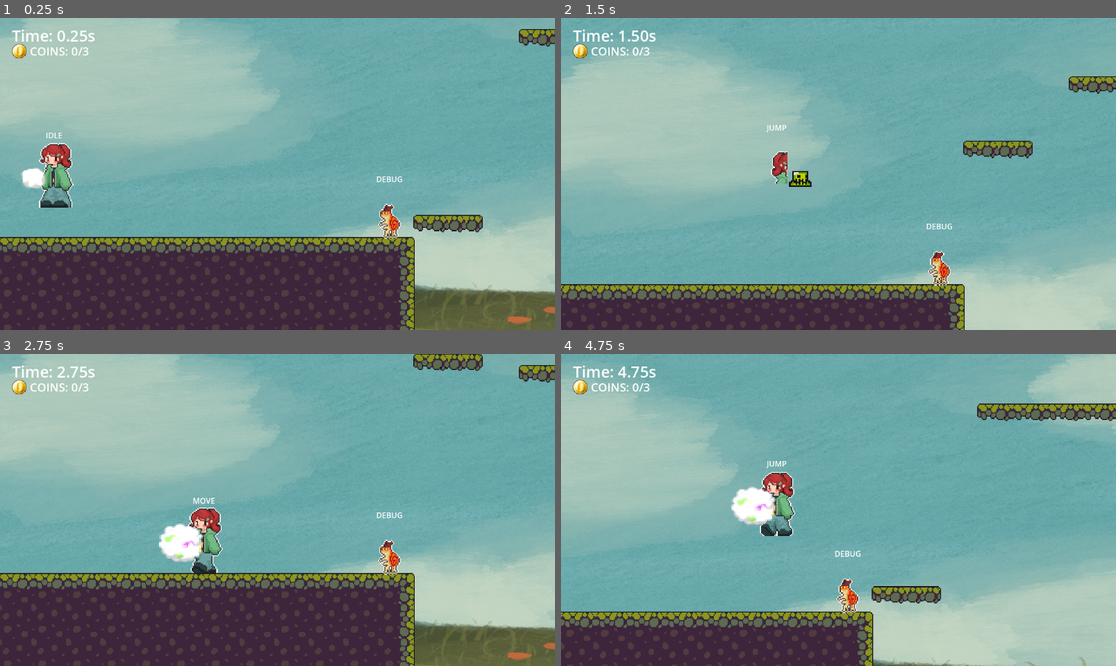
Above: before the commit, frames 1-4 (two rows, left to right).
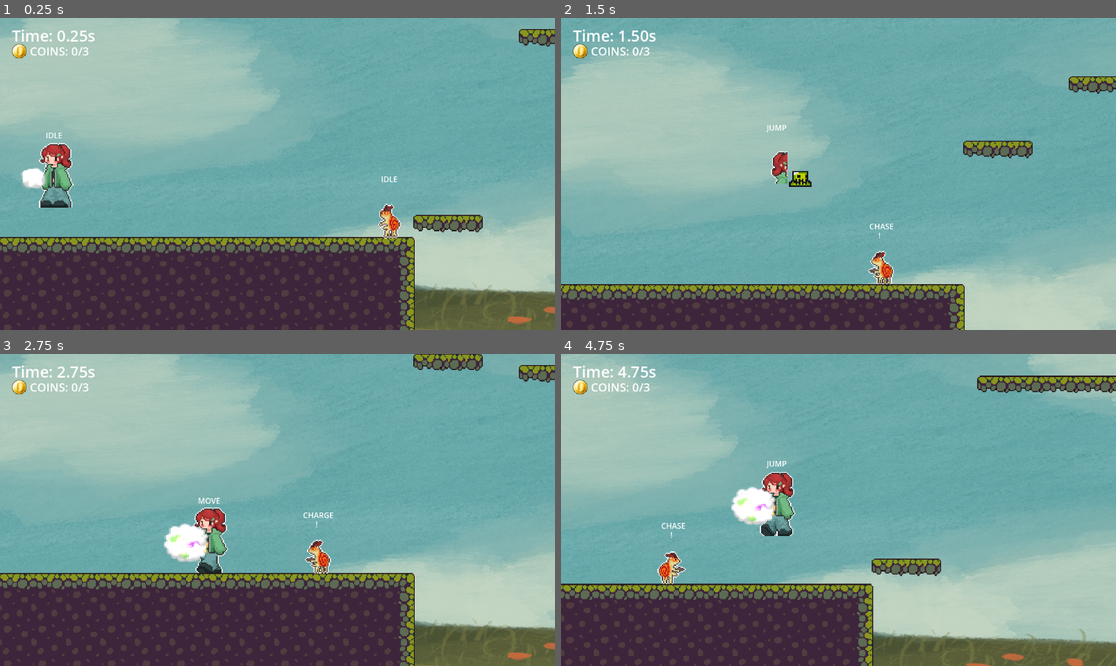
Above: after the commit, the same moments.

Repository: katfrain/KAMBA
Game: Godot game, scene res://Kat/Scenes/level.tscn
The game is run twice, just before and just after one commit, with the same random seed, the same clock (stepped at 60 frames per second) and the same inputs. This scene is started directly instead of the project's main scene.
Inputs:
- Up to frame 1 (0.25 s): no input
- Up to frame 2 (1.5 s): tap Enter (ui_accept) at 0.5 s; hold D (move_right) from 0.53 s (still down); tap L (Attack) at 0.6 s; tap Space (jump) at 0.77 s; tap K (kat) at 1.35 s
- Up to frame 3 (2.75 s): tap Space (jump) at 1.52 s; release D (move_right) at 2.03 s; hold A (move_left) from 2.03 s (still down); tap M (mae) at 2.1 s
- Up to frame 4 (4.75 s): release A (move_left) at 2.78 s; hold D (move_right) 2.78-4.28 s; tap L (Attack) at 2.85 s; tap Space (jump) at 3.02, 3.77, 4.52 s; tap K (kat) at 3.6 s; hold A (move_left) from 4.28 s (still down); tap M (mae) at 4.35 s

The runs differ from the first frame. In frame 1, less than 0.1% of the frame differs, in the area x 67-73%, y 50-53%; in frame 2, 0.7%; in frame 3, 2.0%; in frame 4, 27%, in the area x 0-100%, y 0-100%.
Error before the commit: Invalid call. Nonexistent function 'Enter' in base 'Nil'. (res://Mae/scripts/StateMachine.gd:22)

Commit message:
last changes

Diff:
--- a/kamba/Kat/Scenes/Enemy.tscn
+++ b/kamba/Kat/Scenes/Enemy.tscn
@@ -1,17 +1,17 @@
 [gd_scene load_steps=26 format=3 uid="uid://c4lsv75wh0874"]
 
-[ext_resource type="Script" uid="uid://dijrny7t3e5qu" path="res://Kat/Scripts/enemy.gd" id="1_mtqva"]
+[ext_resource type="Script" path="res://Kat/Scripts/enemy.gd" id="1_mtqva"]
 [ext_resource type="Texture2D" uid="uid://dpvajkyxm8b2q" path="res://Mae/Assets/Bug2-idle.png" id="1_vgkv0"]
 [ext_resource type="Texture2D" uid="uid://noxxosyn03j7" path="res://Mae/Assets/Bug2-walk.png" id="2_pd163"]
-[ext_resource type="Script" path="res://EnemyStateMachine.gd" id="3_q8fjo"]
-[ext_resource type="Script" path="res://Kat/Scenes/Enemy_idle.gd" id="4_iysdc"]
-[ext_resource type="Script" path="res://Kat/Scenes/Enemy_chase.gd" id="5_mi1fc"]
-[ext_resource type="Script" path="res://Kat/Scenes/LoS.gd" id="6_e821s"]
-[ext_resource type="Script" path="res://Kat/Scenes/Enemy_charge.gd" id="7_gvs0u"]
-[ext_resource type="Script" path="res://Kat/Scenes/debug_text.gd" id="7_ja812"]
-[ext_resource type="Script" path="res://Kat/Scenes/Enemy_attack.gd" id="8_lj4a3"]
-[ext_resource type="Script" path="res://Kat/Scenes/label.gd" id="9_nwbcv"]
-[ext_resource type="Script" path="res://Kat/Scenes/ray_cast_2d.gd" id="10_4c8or"]
+[ext_resource type="Script" uid="uid://d3xhfapwhtq1c" path="res://EnemyStateMachine.gd" id="3_q8fjo"]
+[ext_resource type="Script" path="res://Kat/Scripts/Enemy_idle.gd" id="4_iysdc"]
+[ext_resource type="Script" path="res://Kat/Scripts/Enemy_chase.gd" id="5_mi1fc"]
+[ext_resource type="Script" path="res://Kat/Scripts/LoS.gd" id="6_e821s"]
+[ext_resource type="Script" uid="uid://qb3vqi3aemjk" path="res://Kat/Scenes/Enemy_charge.gd" id="7_gvs0u"]
+[ext_resource type="Script" path="res://Kat/Scripts/debug_text.gd" id="7_ja812"]
+[ext_resource type="Script" uid="uid://d4nu1bciwpy1k" path="res://Kat/Scenes/Enemy_attack.gd" id="8_lj4a3"]
+[ext_resource type="Script" path="res://Kat/Scripts/label.gd" id="9_nwbcv"]
+[ext_resource type="Script" path="res://Kat/Scripts/ray_cast_2d.gd" id="10_4c8or"]
 
 
 [sub_resource type="AtlasTexture" id="AtlasTexture_ue7qn"]
Not shown: 1 places in kamba/Kat/Scenes/character_placeholder.tscn that only renumber resources
Not shown: 1 places in kamba/Kat/Scenes/level.tscn that only renumber resources
Not shown: 1 places in kamba/Mae/Scenes/Kat_bullet.tscn that only renumber resources
Not shown: 2 places in kamba/Mae/Scenes/player.tscn that only renumber resources
